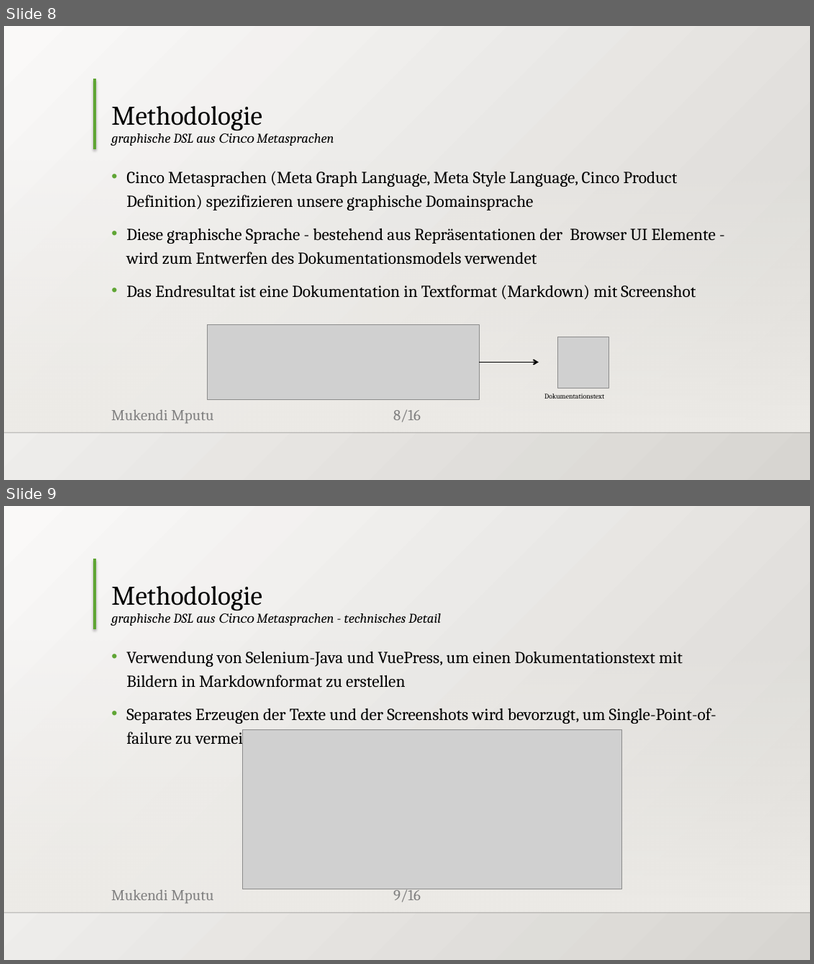
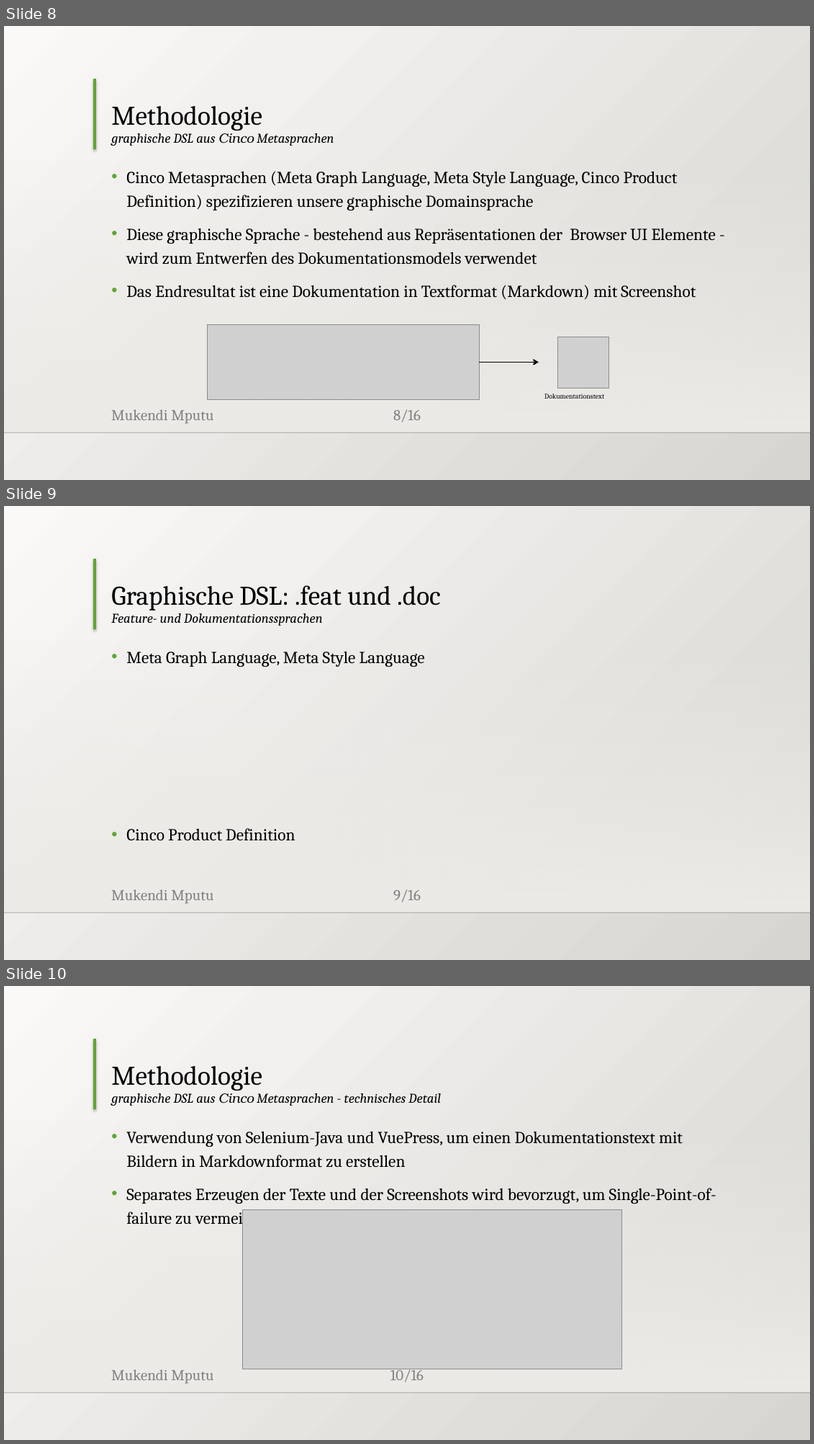
Before and after one commit to MukendiMputu/BachelorThesis, a slide deck: Abschlussvortrag.pptx. Shown one above the other, each under a label of ours: slides 8 and 9 before the commit, slides 8, 9 and 10 after it. The pictures are 814x964 and 814x1444 pixels, drawn with LibreOffice and Linux fonts; fonts in the diff are those of the drawing; grey boxes stand for pictures; background and template pictures are left out. Boxes give left, top, right and bottom in pixels: in the first picture for what was removed or moved away, otherwise in the second. Text is boxed around its words. In the diff, an @@ line names an element or a change of style, - is before the commit and + after.

```diff
--- a/Abschlussvortrag.pptx
+++ b/Abschlussvortrag.pptx
@@ slide 9 added at <box>4,506,810,960</box>, background gradient #FAFAF9 to #D7D5D2; not listed: 5 template elements that a slide beside it also shows @@
@@ title added at <box>111,585,441,626</box>, 16 pt, text #000000, italic @@
+Graphische DSL: .feat und .doc
+Feature- und Dokumentationssprachen
@@ text added at <box>126,651,425,667</box>, 20 pt, text #000000 @@
+• Meta Graph Language, Meta Style Language
@@ text added at <box>126,828,295,841</box>, 20 pt, text #000000 @@
+• Cinco Product Definition
@@ what was slide 9 is now slide 10 @@
@@ page number at <box>391,1368,424,1382</box>: text changed @@
-9/16
+10/16
```
Also in this commit, not shown: 1 other slide added, 1 slide removed.
